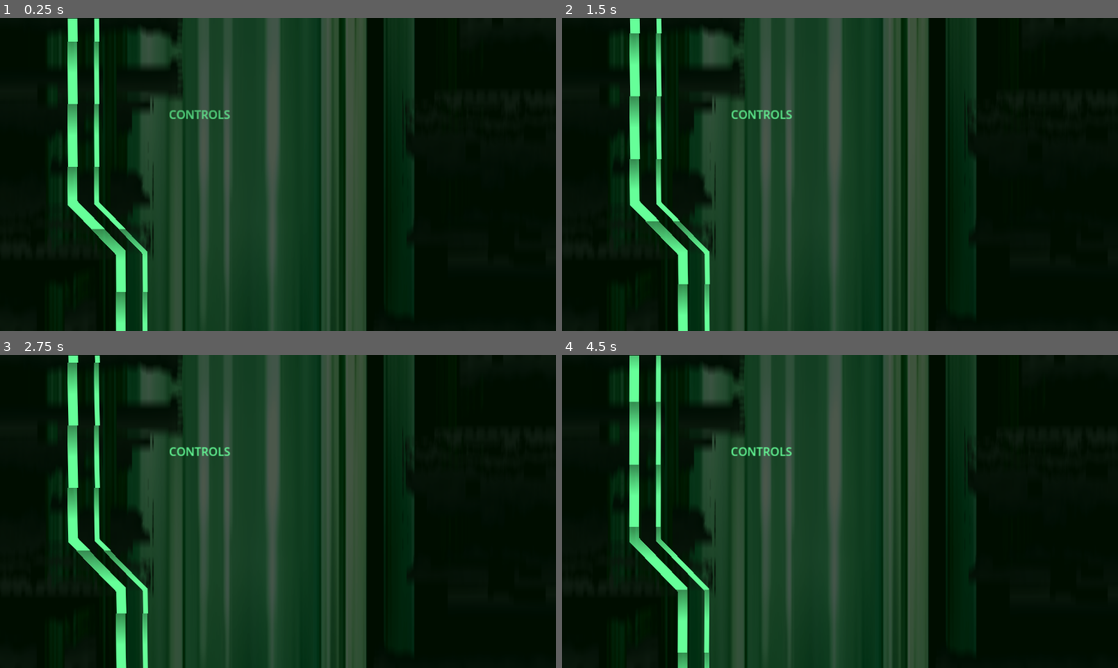
Above: before the commit, frames 1-4 (two rows, left to right).
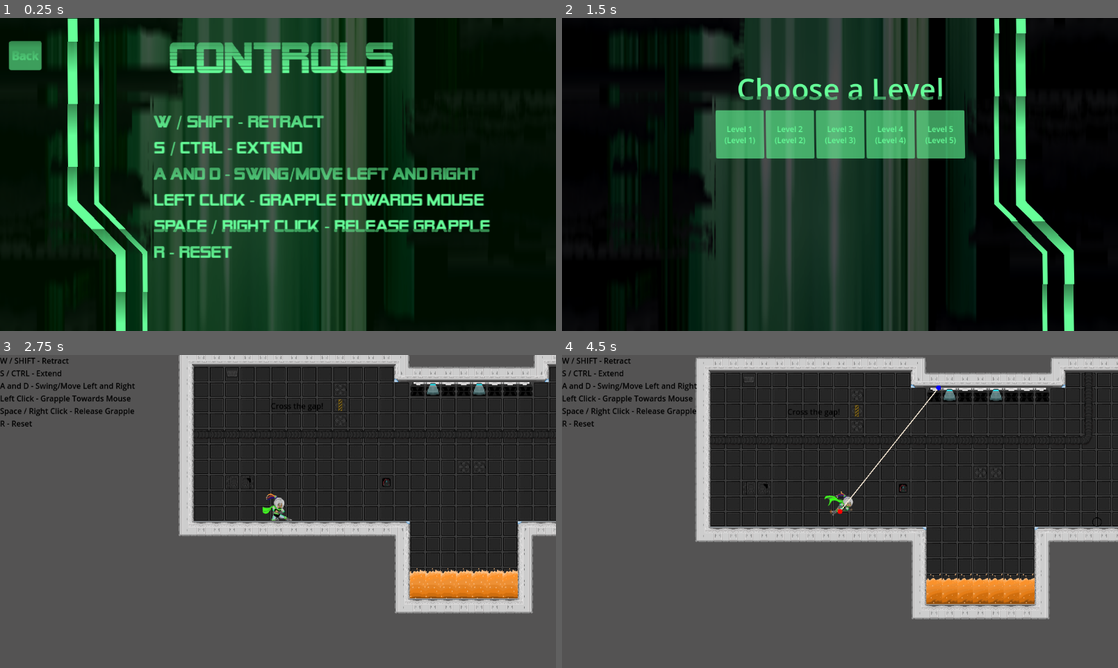
Above: after the commit, the same moments.

Repository: matthewchen146/cmpm-172-grappling-platformer
Game: Godot game, scene res://scenes/main_scenes/settings/settings.tscn
Two runs of this game, one before a commit and one after it. Both use one fixed random seed, a clock stepped at 60 frames per second and the inputs below. This scene is started directly instead of the project's main scene.
Inputs (mouse positions are in pixels of both pictures, inside the frame that each line leads up to):
- Up to frame 1 (0.25 s): no input
- Up to frame 2 (1.5 s): click (584, 55) at 0.5 s, where only the run after the commit has a clickable "Back"; click (840, 196) at 1.25 s, where only the run after the commit has a clickable "Play"
- Up to frame 3 (2.75 s): click (177, 470) at 2 s, where only the run after the commit has a clickable "Level 1 (Level 1)"
- Up to frame 4 (4.5 s): move the mouse to (962, 495) at 2.77 s; hold D (move_right) 2.78-3.53 s; click (962, 495) at 2.85 s; tap Space (jump) at 3.02, 3.77 s; move the mouse to (728, 527) at 3.52 s; hold Down 3.53-4.28 s; tap S (lower) at 3.6 s; click (728, 527) at 3.67 s; move the mouse to (895, 442) at 4.27 s; hold D (move_right) from 4.28 s (still down); hold W (raise) from 4.28 s (still down); click (895, 442) at 4.42 s

The runs differ from the first frame. In frame 1, 9.5% of the frame differs, in the area x 1-89%, y 7-77%; in frame 2, 14%; in frame 3, 94%, in the area x 0-100%, y 0-100%; in frame 4, 94%.

Commit message:
working menu page

Diff:
--- a/scenes/main_scenes/settings/settings.gd
+++ b/scenes/main_scenes/settings/settings.gd
@@ -5,7 +5,7 @@
 func _ready():
 	%backButton.pressed.connect(func():
 		get_tree().change_scene_to_file("res://scenes/main_scenes/title/title.tscn")
-	)
+		)
 
 
 # Called every frame. 'delta' is the elapsed time since the previous frame.
--- a/scenes/main_scenes/settings/settings.tscn
+++ b/scenes/main_scenes/settings/settings.tscn
@@ -1,8 +1,11 @@
-[gd_scene load_steps=6 format=3 uid="uid://c42unrv8xxo16"]
+[gd_scene load_steps=10 format=3 uid="uid://c42unrv8xxo16"]
 
 [ext_resource type="Theme" uid="uid://dw1jwox7gvmhs" path="res://themes/main_theme.tres" id="1_ch2dl"]
+[ext_resource type="Script" path="res://scenes/main_scenes/settings/settings.gd" id="1_tca2l"]
 [ext_resource type="Texture2D" uid="uid://da1tunqln5hl4" path="res://Assets/ui/background.png" id="2_2a8q3"]
 [ext_resource type="Shader" path="res://shaders/cyber.gdshader" id="4_kif2p"]
+[ext_resource type="FontFile" uid="uid://b0nfqoxyvmy2n" path="res://misc/alien_encounters/Alien-Encounters-Bold.ttf" id="4_wrij3"]
+[ext_resource type="FontFile" uid="uid://m0ov82v1q5b3" path="res://misc/alien_encounters/Alien-Encounters-Solid-Regular.ttf" id="6_3wijy"]
 
 [sub_resource type="ShaderMaterial" id="ShaderMaterial_xi3qa"]
 shader = ExtResource("4_kif2p")
@@ -12,6 +15,13 @@
 shader_parameter/speed = 0.3
 
 [sub_resource type="LabelSettings" id="LabelSettings_lwvpq"]
+font = ExtResource("4_wrij3")
+font_size = 60
+
+[sub_resource type="LabelSettings" id="LabelSettings_64dek"]
+line_spacing = 10.0
+font = ExtResource("6_3wijy")
+font_size = 23
 
 [node name="settings" type="Control"]
 layout_mode = 3
@@ -21,6 +31,7 @@
 grow_horizontal = 2
 grow_vertical = 2
 theme = ExtResource("1_ch2dl")
+script = ExtResource("1_tca2l")
 
 [node name="TextureRect" type="TextureRect" parent="."]
 layout_mode = 1
@@ -71,9 +82,9 @@
 anchor_right = 0.5
 anchor_bottom = 1.0
 offset_left = 200.0
-offset_top = -13.0
+offset_top = -120.0
 offset_right = 517.0
-offset_bottom = 270.0
+offset_bottom = 163.0
 grow_horizontal = 2
 grow_vertical = 2
 scale = Vector2(1.5, 1.5)
@@ -84,3 +95,39 @@
 label_settings = SubResource("LabelSettings_lwvpq")
 horizontal_alignment = 1
 vertical_alignment = 1
+
+[node name="HBoxContainer" type="HBoxContainer" parent="SubViewportContainer/SubViewport/Line2D2/HBoxContainer/Label"]
+layout_mode = 1
+anchors_preset = 14
+anchor_top = 0.5
+anchor_right = 1.0
+anchor_bottom = 0.5
+offset_left = -20.0
+offset_top = 41.5
+offset_right = 130.0
+offset_bottom = 305.5
+grow_horizontal = 2
+grow_vertical = 2
+
+[node name="Label" type="Label" parent="SubViewportContainer/SubViewport/Line2D2/HBoxContainer/Label/HBoxContainer"]
+layout_mode = 2
+text = "W / SHIFT - Retract
+S / CTRL - Extend
+A and D - Swing/Move Left and Right
+Left Click - Grapple Towards Mouse
+Space / Right Click - Release Grapple
+R - Reset"
+label_settings = SubResource("LabelSettings_64dek")
+vertical_alignment = 1
+
+[node name="HBoxContainer" type="HBoxContainer" parent="SubViewportContainer/SubViewport/Line2D2/HBoxContainer/Label/HBoxContainer/Label"]
+layout_mode = 1
+offset_left = -200.0
+offset_top = -100.0
+offset_right = -155.0
+offset_bottom = -60.0
+
+[node name="backButton" type="Button" parent="SubViewportContainer/SubViewport/Line2D2/HBoxContainer/Label/HBoxContainer/Label/HBoxContainer"]
+unique_name_in_owner = true
+layout_mode = 2
+text = "Back"
Binary file added: misc/alien_encounters/Alien-Encounters-Bold-Italic.ttf
Not shown, added: misc/alien_encounters/Alien-Encounters-Bold-Italic.ttf.import
Binary file added: misc/alien_encounters/Alien-Encounters-Bold.ttf
Not shown, added: misc/alien_encounters/Alien-Encounters-Bold.ttf.import
Binary file added: misc/alien_encounters/Alien-Encounters-Italic.ttf
Not shown, added: misc/alien_encounters/Alien-Encounters-Italic.ttf.import
Binary file added: misc/alien_encounters/Alien-Encounters-Regular.ttf
Not shown, added: misc/alien_encounters/Alien-Encounters-Regular.ttf.import
Binary file added: misc/alien_encounters/Alien-Encounters-Solid-Bold-Italic.ttf
Not shown, added: misc/alien_encounters/Alien-Encounters-Solid-Bold-Italic.ttf.import
Binary file added: misc/alien_encounters/Alien-Encounters-Solid-Bold.ttf
Not shown, added: misc/alien_encounters/Alien-Encounters-Solid-Bold.ttf.import
(and 4 more such lines)
